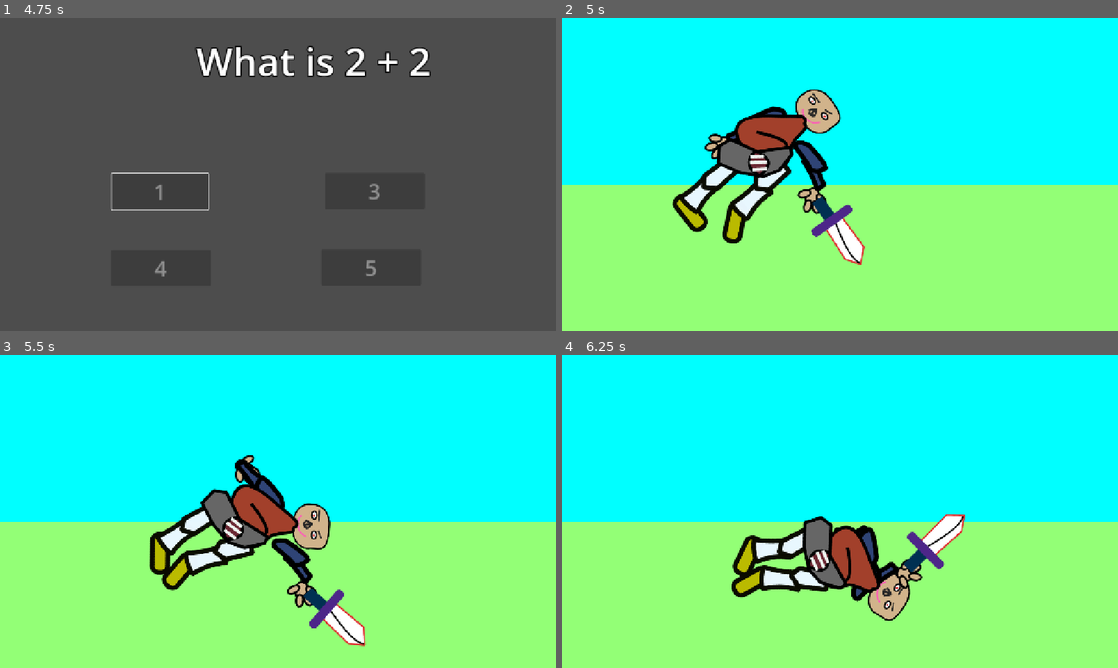
Above: before the commit, frames 1-4 (two rows, left to right).
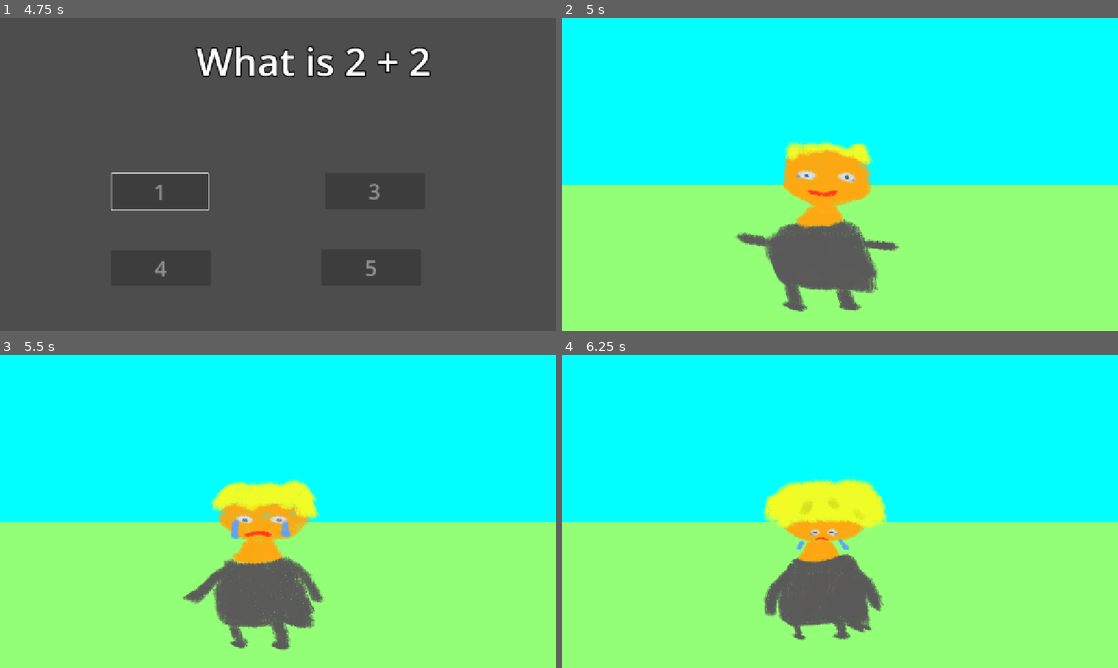
Above: after the commit, the same moments.

Repository: Cywer1/math_quest
Game: Godot game, scene res://Scenes/main_map.tscn
The game is run twice, just before and just after one commit, with the same random seed, the same clock (stepped at 60 frames per second) and the same inputs.
Inputs (mouse positions are in pixels of both pictures, inside the frame that each line leads up to):
- Up to frame 1 (4.75 s): click (189, 227) at 0.5 s; click "1" at 2.75 s; tap Enter at 3.5 s; tap Space at 4.25 s
- Up to frame 2 (5 s): no input
- Up to frame 3 (5.5 s): no input
- Up to frame 4 (6.25 s): no input

Frame 1 is identical in both runs. In frame 2, 13% of the frame differs, in the area x 19-61%, y 22-94%; in frame 3, 12%; in frame 4, 12%.

Commit message:
Changed the animations and made game_lose animation function normally as well

Diff:
--- /dev/null
+++ b/Scenes/character_2.gd
@@ -0,0 +1,7 @@
+extends Node2D
+
+@onready var animated_sprite_2d: AnimatedSprite2D = $AnimatedSprite2D
+
+func play_char_animation(animation_name:String)->void:
+	animated_sprite_2d.play(animation_name)
+	return
--- /dev/null
+++ b/Scenes/character_2.tscn
@@ -0,0 +1,125 @@
+[gd_scene load_steps=27 format=3 uid="uid://caarach87upqn"]
+
+[ext_resource type="Script" uid="uid://crwapq8fjgryi" path="res://Scenes/character_2.gd" id="1_cgjkc"]
+[ext_resource type="Texture2D" uid="uid://d02v8cfpjiw0b" path="res://assets/animations/game_lose/game_lose0000.png" id="1_jlxp4"]
+[ext_resource type="Texture2D" uid="uid://nf5jvckwjv3l" path="res://assets/animations/game_lose/game_lose0001.png" id="2_cgjkc"]
+[ext_resource type="Texture2D" uid="uid://du6u1uf6gklcx" path="res://assets/animations/game_lose/game_lose0002.png" id="3_ewg41"]
+[ext_resource type="Texture2D" uid="uid://c2ow8yl2xo6gd" path="res://assets/animations/game_lose/game_lose0003.png" id="4_0lxy1"]
+[ext_resource type="Texture2D" uid="uid://c8fc2b22alw3g" path="res://assets/animations/game_lose/game_lose0004.png" id="5_q55k3"]
+[ext_resource type="Texture2D" uid="uid://bvdl1vpy2eiaq" path="res://assets/animations/game_lose/game_lose0005.png" id="6_bfaoa"]
+[ext_resource type="Texture2D" uid="uid://ccq38qnokpefx" path="res://assets/animations/game_lose/game_lose0006.png" id="7_whjm4"]
+[ext_resource type="Texture2D" uid="uid://bbtybyc5ly5m7" path="res://assets/animations/game_lose/game_lose0007.png" id="8_qer1j"]
+[ext_resource type="Texture2D" uid="uid://djh3xn052rgde" path="res://assets/animations/hearth_lose/hearth_lose0000.png" id="9_wlkic"]
+[ext_resource type="Texture2D" uid="uid://6ytxcep4xjcg" path="res://assets/animations/hearth_lose/hearth_lose0001.png" id="10_hvneg"]
+[ext_resource type="Texture2D" uid="uid://eluad4n56t1f" path="res://assets/animations/hearth_lose/hearth_lose0002.png" id="11_r6xcg"]
+[ext_resource type="Texture2D" uid="uid://4jgmbbyvb81i" path="res://assets/animations/hearth_lose/hearth_lose0003.png" id="12_uaski"]
+[ext_resource type="Texture2D" uid="uid://yhx82jpaxeo1" path="res://assets/animations/hearth_lose/hearth_lose0004.png" id="13_a1v0c"]
+[ext_resource type="Texture2D" uid="uid://3vpm5s13yk5v" path="res://assets/animations/hearth_lose/hearth_lose0005.png" id="14_nc3nf"]
+[ext_resource type="Texture2D" uid="uid://kbran4cs4a4k" path="res://assets/animations/hearth_lose/hearth_lose0006.png" id="15_4fw3c"]
+[ext_resource type="Texture2D" uid="uid://c4n3fgpv2eywy" path="res://assets/animations/hearth_lose/hearth_lose0007.png" id="16_0yder"]
+[ext_resource type="Texture2D" uid="uid://dv2tpm2u4fjdn" path="res://assets/animations/victory/victory0000.png" id="17_jtif5"]
+[ext_resource type="Texture2D" uid="uid://dotiuubjep7fm" path="res://assets/animations/victory/victory0001.png" id="18_0bs8s"]
+[ext_resource type="Texture2D" uid="uid://cyss5leigiwf8" path="res://assets/animations/victory/victory0002.png" id="19_quyld"]
+[ext_resource type="Texture2D" uid="uid://chyr024psdxpk" path="res://assets/animations/victory/victory0003.png" id="20_xpakp"]
+[ext_resource type="Texture2D" uid="uid://b1rx03oqouv41" path="res://assets/animations/victory/victory0004.png" id="21_ce67o"]
+[ext_resource type="Texture2D" uid="uid://disotxl75x45d" path="res://assets/animations/victory/victory0005.png" id="22_j8hma"]
+[ext_resource type="Texture2D" uid="uid://o47be2xxvii5" path="res://assets/animations/victory/victory0006.png" id="23_at3rn"]
+[ext_resource type="Texture2D" uid="uid://6iph7hhmeht8" path="res://assets/animations/victory/victory0007.png" id="24_ytefi"]
+
+[sub_resource type="SpriteFrames" id="SpriteFrames_5ofl1"]
+animations = [{
+"frames": [{
+"duration": 1.0,
+"texture": ExtResource("1_jlxp4")
+}, {
+"duration": 1.0,
+"texture": ExtResource("2_cgjkc")
+}, {
+"duration": 1.0,
+"texture": ExtResource("3_ewg41")
+}, {
+"duration": 1.0,
+"texture": ExtResource("4_0lxy1")
+}, {
+"duration": 1.0,
+"texture": ExtResource("5_q55k3")
+}, {
+"duration": 1.0,
+"texture": ExtResource("6_bfaoa")
+}, {
+"duration": 1.0,
+"texture": ExtResource("7_whjm4")
+}, {
+"duration": 1.0,
+"texture": ExtResource("8_qer1j")
+}],
+"loop": false,
+"name": &"game_lose",
+"speed": 5.0
+}, {
+"frames": [{
+"duration": 1.0,
+"texture": ExtResource("9_wlkic")
+}, {
+"duration": 1.0,
+"texture": ExtResource("10_hvneg")
+}, {
+"duration": 1.0,
+"texture": ExtResource("11_r6xcg")
+}, {
+"duration": 1.0,
+"texture": ExtResource("12_uaski")
+}, {
+"duration": 1.0,
+"texture": ExtResource("13_a1v0c")
+}, {
+"duration": 1.0,
+"texture": ExtResource("14_nc3nf")
+}, {
+"duration": 1.0,
+"texture": ExtResource("15_4fw3c")
+}, {
+"duration": 1.0,
+"texture": ExtResource("16_0yder")
+}],
+"loop": false,
+"name": &"heart_lose",
+"speed": 5.0
+}, {
+"frames": [{
+"duration": 1.0,
+"texture": ExtResource("17_jtif5")
+}, {
+"duration": 1.0,
+"texture": ExtResource("18_0bs8s")
+}, {
+"duration": 1.0,
+"texture": ExtResource("19_quyld")
+}, {
+"duration": 1.0,
+"texture": ExtResource("20_xpakp")
+}, {
+"duration": 1.0,
+"texture": ExtResource("21_ce67o")
+}, {
+"duration": 1.0,
+"texture": ExtResource("22_j8hma")
+}, {
+"duration": 1.0,
+"texture": ExtResource("23_at3rn")
+}, {
+"duration": 1.0,
+"texture": ExtResource("24_ytefi")
+}],
+"loop": false,
+"name": &"victory",
+"speed": 5.0
+}]
+
+[node name="Character2" type="Node2D"]
+script = ExtResource("1_cgjkc")
+
+[node name="AnimatedSprite2D" type="AnimatedSprite2D" parent="."]
+position = Vector2(640, 358)
+sprite_frames = SubResource("SpriteFrames_5ofl1")
+animation = &"game_lose"
--- a/Scenes/cutscene.tscn
+++ b/Scenes/cutscene.tscn
@@ -1,11 +1,11 @@
 [gd_scene load_steps=3 format=3 uid="uid://doltx4d2c6t0h"]
 
-[ext_resource type="PackedScene" uid="uid://b8x666jaegmah" path="res://Scenes/character.tscn" id="1_7n648"]
 [ext_resource type="Script" uid="uid://0ojmpuax4lr8" path="res://Scripts/cutscene.gd" id="1_vlwh7"]
+[ext_resource type="PackedScene" uid="uid://caarach87upqn" path="res://Scenes/character_2.tscn" id="2_vlwh7"]
 
 [node name="Cutscene" type="Node2D"]
 script = ExtResource("1_vlwh7")
-character_scene_resource = ExtResource("1_7n648")
+character_scene_resource = ExtResource("2_vlwh7")
 
 [node name="sky" type="ColorRect" parent="."]
 offset_left = -52.0
--- a/Scripts/cutscene.gd
+++ b/Scripts/cutscene.gd
@@ -21,7 +21,7 @@
 
 	if character_instance and character_instance.has_method("play_char_animation") and animation_to_play!="":
 		character_instance.play_char_animation(animation_to_play)
-		var char_anim_player = character_instance.get_node_or_null("AnimationPlayer")
+		var char_anim_player = character_instance.get_node_or_null("AnimatedSprite2D")
 		if char_anim_player:
 			print("Cutscene: waiting for animation '",animation_to_play,"' to finish")
 			await char_anim_player.animation_finished
--- a/Scripts/main_map.gd
+++ b/Scripts/main_map.gd
@@ -52,13 +52,35 @@
 
 func on_player_no_health()->void:
 	print("MainMap: Player has no health left! game over")
-	if current_sub_scene:
-		current_sub_scene.queue_free()
-		current_sub_scene = null
+	if current_sub_scene and is_instance_valid(current_sub_scene):
+		_remove_current_sub_scene()
+		await get_tree().process_frame
+		await get_tree().process_frame
+	PlayerData.next_character_animation = "game_lose"
+	current_sub_scene = cutscene_scene_resource.instantiate()
+	if current_sub_scene.has_signal("cutscene_quit_game"):
+		current_sub_scene.cutscene_quit_game.connect(_on_game_lose_animation_finished_then_game_over)
+	else:
+		printerr("MainMap: CutsceneScene is missing 'cutscene_quit_game' signal or similar for game over sequence.")
+		await get_tree().create_timer(1.6).timeout
+		_transition_to_game_over_scene()
+		return
+
+	add_child(current_sub_scene)
+	_set_main_map_interactive(false)
+	print("Mainmap: Showing cutscene for game over animation")
+
+func _on_game_lose_animation_finished_then_game_over()->void:
+	print("Mainmap: Game lose animation cutscene finished. Proceeding to game over screen")
+	_remove_current_sub_scene()
+	_transition_to_game_over_scene()
+
+func _transition_to_game_over_scene()->void:
+	print("Mainmap: Transitioning to game over scene!")
 	if game_over_scene:
 		get_tree().change_scene_to_packed(game_over_scene)
 	else:
-		printerr("MainMap: GameOverScene not set!")
+		printerr("Mainmap: Game over scene is not set in the inspector!")
 		get_tree().quit()
 
 func _on_question_point_activated(point_node: Node,data_from_clicked_point: Dictionary):
--- a/Scripts/question_scene.gd
+++ b/Scripts/question_scene.gd
@@ -71,7 +71,7 @@
 	if PlayerData.get_current_health() <= 0:
 		PlayerData.next_character_animation = "game_lose"
 	else:
-		PlayerData.next_character_animation = "hearth_lose"
+		PlayerData.next_character_animation = "heart_lose"
 
 	await after_answer_timer.timeout # Timer still useful for local feedback
 	emit_signal("question_answered_lose")
Not shown, added: Scenes/character_2.gd.uid
Binary file added: assets/animations/game_lose/game_lose0000.png
Not shown, added: assets/animations/game_lose/game_lose0000.png.import
Binary file added: assets/animations/game_lose/game_lose0001.png
Not shown, added: assets/animations/game_lose/game_lose0001.png.import
Binary file added: assets/animations/game_lose/game_lose0002.png
Not shown, added: assets/animations/game_lose/game_lose0002.png.import
Binary file added: assets/animations/game_lose/game_lose0003.png
Not shown, added: assets/animations/game_lose/game_lose0003.png.import
Binary file added: assets/animations/game_lose/game_lose0004.png
Not shown, added: assets/animations/game_lose/game_lose0004.png.import
Binary file added: assets/animations/game_lose/game_lose0005.png
(and 37 more such lines)
